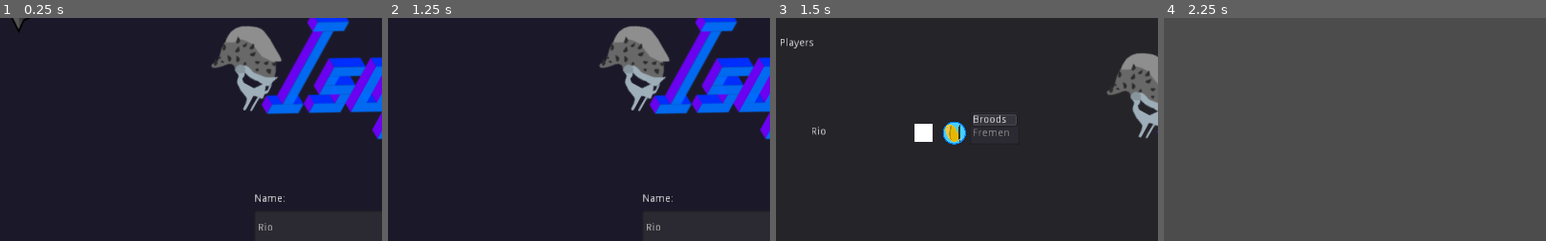
Above: before the commit, frames 1-4 (left to right).
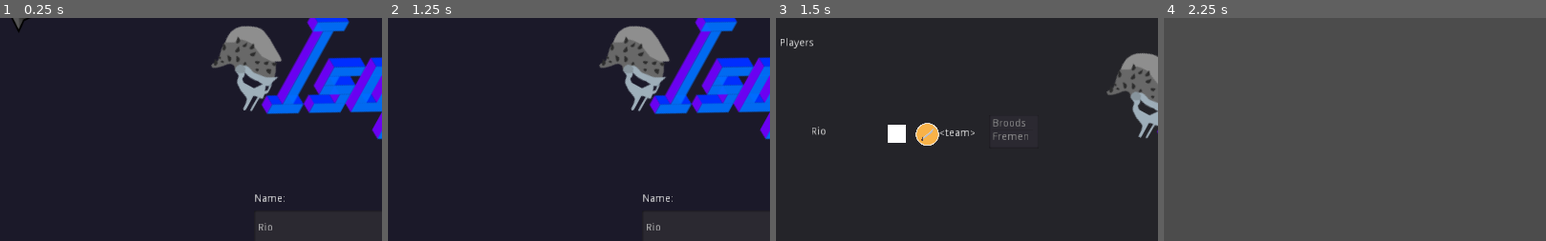
Above: after the commit, the same moments.

Repository: pjheden/isopyr
Game: Godot game, scene res://Start.tscn
Two runs of this game, one before a commit and one after it. Both use one fixed random seed, a clock stepped at 60 frames per second and the inputs below. The engine's default icon, where the game draws it, is replaced by a stand-in: a white triangle on a blue panel in a dark square.
Inputs (mouse positions are % of the whole screen's width and height, from its top left):
- Up to frame 1 (0.25 s): no input
- Up to frame 2 (1.25 s): click (44, 82) at 0.52 s; type "12" at 0.6 s
- Up to frame 3 (1.5 s): click "HOST" at 1.25 s
- Up to frame 4 (2.25 s): click "START" at 2 s
The pictures show only the part of the screen within x 0-50%, y 5-55%; the shares and areas given below are measured in that part.

Frames 1-2 are identical in both runs. In frame 3, 2.0% of the frame differs, in the area x 29-66%, y 43-58%; in frame 4, nothing differs.
Error before the commit: Assertion failed. (res://autoloads/Network.gd:155)
Error after the commit: Assertion failed. (res://autoloads/Network.gd:163)

Commit message:
FIX networking

Diff:
--- a/Start.gd
+++ b/Start.gd
@@ -17,12 +17,14 @@
 		var client_type_arg = args[0]
 		if client_type_arg == "listen":
 			# run server
-			Network.create_server()
-			yield(get_tree().create_timer(1.0), "timeout")
-			Network.begin_game()
+			# Network.create_server()
+			# yield(get_tree().create_timer(1.0), "timeout")
+			# Network.begin_game()
+			pass
 		elif client_type_arg == "join":
 			# run client
-			Network.create_client("localhost")
+			#Network.create_client("localhost")
+			pass
 		else:
 			# do nothing
 			push_warning("Argument %s is not supported" % client_type_arg)
@@ -59,23 +61,23 @@
 	$Lobby.hide()
 	Network.begin_game()
 
-func redraw(my_info, player_info) -> void:
+func redraw(player_info) -> void:
 	# Remove existing
 	for n in $Lobby/Players.get_children():
 		$Lobby/Players.remove_child(n)
 		n.queue_free()
 	# Add my info
-	add_player(0, my_info)
+	#add_player(0, my_info)
 	# add player_info
-	var i: int = 1
+	var i: int = 0
 	for k in player_info:
-		add_player(i, player_info[k])
+		add_player(i, k, player_info[k])
 		i += 1
 
 ## add_player adds a a player (info) to the loby screen
-func add_player(index: int, info: Dictionary) -> void:
+func add_player(index: int, p_id: int, info: Dictionary) -> void:
 	var pu = player_ui_scene.instance()
-	pu.update_info(info)
+	pu.update_info(p_id, info)
 	# TODO: write this better
 	# load right textures
 	var txt = Global.get_hero_icon(info["hero"])
@@ -96,5 +98,6 @@
 func _on_GoolockButton_pressed():
 	Network.broadcast_hero_change(get_tree().get_network_unique_id(), Global.Hero.GOOLOCK)
 
-func set_team(team_index: int) -> void:
-	Network.broadcast_team_change(get_tree().get_network_unique_id(), team_index)
+func set_team(p_id: int, team_index: int) -> void:
+	if p_id == get_tree().get_network_unique_id():
+		Network.broadcast_team_change(p_id, team_index)
--- a/autoloads/Game.gd
+++ b/autoloads/Game.gd
@@ -71,6 +71,7 @@
 		player.set_name(str(p_id))
 		player.set_team(player_info[p_id]["team"])
 		player.id = p_id
+		print("setting network master %s" % p_id)
 		player.set_network_master(p_id)
 		player.global_position = spawn_pos
 		world.get_node("YSort/Players").add_child(player)
--- a/autoloads/Global.gd
+++ b/autoloads/Global.gd
@@ -27,9 +27,9 @@
 	spawn_position: Vector2,
 	team: int
 	):
+	print("%s got instance_projectile call" % Network.my_id)
 	if not projectile_scene in projectile_scenes:
-		# TODO: throw error
-		pass
+		assert(false, "projectile scene  %s is not registered in %s" % [projectile_scene, projectile_scenes])
 	var projectile_instance = projectile_scenes[projectile_scene].instance()
 	projectile_instance.set_network_master(id) # set projectile owner
 	projectile_instance.player_rotation = rotation
@@ -37,7 +37,7 @@
 	projectile_instance.name = "Projectile_" + str(id) + "_" +str(Network.networked_object_name_index)
 	projectile_instance.set_team(team)
 	Network.networked_object_name_index += 1
-	get_node("/root/PersistantObjects").add_child(projectile_instance)
+	get_node("/root/world/Traps").add_child(projectile_instance)
 
 func projectile(
 	id: int,
@@ -46,8 +46,12 @@
 	spawn_position: Vector2,
 	team: int
 	):
-	if is_network_master():
-		rpc("instance_projectile", id, projectile_scene, rotation, spawn_position, team)
+	#if get_tree().is_network_server():
+	rpc("instance_projectile", id, projectile_scene, rotation, spawn_position, team)
 
 func add_projectile_scene(path: String) -> void:
+	#projectile_scenes[path] = load(path)
+	rpc("share_new_projectile_scene", path)
+
+sync func share_new_projectile_scene(path: String) -> void:
 	projectile_scenes[path] = load(path)
--- a/autoloads/Network.gd
+++ b/autoloads/Network.gd
@@ -43,7 +43,7 @@
 	players_info[my_id] = create_player_info()
 
 	# Add server player lobby UI here
-	lobby.add_player(0, players_info[my_id])
+	lobby.add_player(0, my_id, players_info[my_id])
 
 func create_client(address: String):
 	var peer = NetworkedMultiplayerENet.new()
@@ -59,8 +59,13 @@
 	d["name"] = Save.save_data["playerName"]
 	var colors = [Color8(0,0,0), Color8(255,255,255), Color8(255,0,0), Color8(0,255,0), Color8(0,0,255)]
 	d["color"] = colors[randi() % colors.size()]
-	d["hero"] = Global.Hero.MAXIMUS
+	d["hero"] = Global.Hero.GOOLOCK
 	d["team"] = Global.Team.BROODS
+
+	# TMP for easier debugging
+	if get_tree().get_network_unique_id() != 1:
+		d["hero"] = Global.Hero.BEDUIN
+		d["team"] = Global.Team.FREMEN
 	return d
 
 func _player_connected(id):
@@ -85,7 +90,7 @@
 remote func set_players_info(pi):
 	print("setting player_info: ", pi)
 	players_info = pi
-	lobby.redraw(players_info[my_id], players_info)
+	lobby.redraw(players_info)
 
 func share_players_info(id):
 	# Tell the new player who is in the lobby already
@@ -94,23 +99,26 @@
 	print("sending following playerinfo to newly joined player with id %s" % id)
 	print(pi)
 	#pi[get_tree().get_network_unique_id()] = my_info
-	rpc_id(id, "set_player_info", pi)
+	rpc_id(id, "set_players_info", pi)
 
 remote func register_player(info):
 	# Get the id of the RPC sender.
 	var id = get_tree().get_rpc_sender_id()
+	# Store the info
+	players_info[id] = info
+
 	if get_tree().is_network_server():
 		share_players_info(id)
-	# Store the info
-	players_info[id] = info
 
 	# Add new player lobby UI here
-	lobby.add_player(players_info.size(), info)
+	lobby.add_player(players_info.size(), id, info)
 
 remote func pre_configure_game(spawn_points):
+	# Hide lobby
+	lobby.hide()
+
 	# Load world
 	var world = Game.load_world()
-
 	# set players
 	var pi = players_info.duplicate()
 	#pi[get_tree().get_network_unique_id()] = my_info
--- a/scenes/characters/Attack.gd
+++ b/scenes/characters/Attack.gd
@@ -27,6 +27,7 @@
 
 func attack_player() -> void:
 	if attack_timer.is_stopped():
-		if target.has_method("hit_by_damager"):
-			target.hit_by_damager(damage)
+		print("target.has_method('hit_by_physical_damager') %s" % target.has_method("hit_by_physical_damager"))
+		if target.has_method("hit_by_physical_damager"):
+			target.hit_by_physical_damager(damage)
 			attack_timer.start()
--- a/scenes/characters/player/Beduin.gd
+++ b/scenes/characters/player/Beduin.gd
@@ -4,7 +4,7 @@
 
 
 func _ready() -> void:
-	._ready()
+	#._ready()
 	defined_animations = {
 		"IdleDown": "IdleDown",
 		"IdleTop": "IdleDown",
@@ -14,7 +14,7 @@
 		"AttackDown": "AttackDown"
 	}
 
-func spells() -> void:
+func spells(is_master: bool) -> void:
 	var boulder_manager = projectile_manager_scene.instance()
 	boulder_manager.set_object(
 		"res://scenes/objects/projectiles/Boulder.tscn",
@@ -28,13 +28,15 @@
 	# Add spell managers as childs
 	add_child(boulder_manager)
 	add_child(slice_manager)
-	# Define all spells
-	spell_bindings["q"] = funcref(slice_manager, "activate")
-	spell_bindings["w"] = funcref(boulder_manager, "activate")
 
-	# Update HUD with spells
-	hud.load_spellbar(
-		["q", "w"],
-		[slice_manager.icon(), boulder_manager.icon()],
-		[slice_manager.cooldown, boulder_manager.cooldown]
-	)
+	if is_master:
+		# Define all spells
+		spell_bindings["q"] = funcref(slice_manager, "activate")
+		spell_bindings["w"] = funcref(boulder_manager, "activate")
+
+		# Update HUD with spells
+		hud.load_spellbar(
+			["q", "w"],
+			[slice_manager.icon(), boulder_manager.icon()],
+			[slice_manager.cooldown, boulder_manager.cooldown]
+		)
--- a/scenes/characters/player/Goolock.gd
+++ b/scenes/characters/player/Goolock.gd
@@ -4,7 +4,7 @@
 var aoe_manager_scene = preload("res://scenes/spells/AoeManager.tscn")
 
 func _ready() -> void:
-	._ready()
+	#._ready() # calls parent ready per default
 	defined_animations = {
 		"IdleDown": "IdleDown",
 		"IdleTop": "IdleDown",
@@ -14,7 +14,7 @@
 		"AttackDown": "IdleDown"
 	}
 
-func spells() -> void:
+func spells(is_master: bool) -> void:
 	var aoe_manager = aoe_manager_scene.instance()
 	aoe_manager.set_object(
 		"res://scenes/objects/aoes/Chtul.tscn",
@@ -28,13 +28,15 @@
 	# Add spell managers as childs
 	add_child(aoe_manager)
 	add_child(whip_manager)
+
+	if is_master:
 	# Define all spells
-	spell_bindings["q"] = funcref(aoe_manager, "activate")
-	spell_bindings["w"] = funcref(whip_manager, "activate")
+		spell_bindings["q"] = funcref(aoe_manager, "activate")
+		spell_bindings["w"] = funcref(whip_manager, "activate")
 
-	# Update HUD with spells
-	hud.load_spellbar(
-		["q", "w"],
-		[aoe_manager.icon(), whip_manager.icon()],
-		[aoe_manager.cooldown, whip_manager.cooldown]
-	)
+		# Update HUD with spells
+		hud.load_spellbar(
+			["q", "w"],
+			[aoe_manager.icon(), whip_manager.icon()],
+			[aoe_manager.cooldown, whip_manager.cooldown]
+		)
--- a/scenes/characters/player/Goolock.tscn
+++ b/scenes/characters/player/Goolock.tscn
@@ -8,7 +8,7 @@
 script = ExtResource( 3 )
 attack_damage = 10
 
-[node name="Sprite" parent="." index="7"]
+[node name="Sprite" parent="." index="5"]
 position = Vector2( 3.1348, -1.5674 )
 texture = ExtResource( 2 )
 hframes = 1
--- a/scenes/characters/player/Maximus.gd
+++ b/scenes/characters/player/Maximus.gd
@@ -4,9 +4,10 @@
 var bubble_scene = preload("res://scenes/spells/Bubble.tscn")
 
 func _ready() -> void:
-	._ready()
+	#._ready()
+	pass
 
-func spells() -> void:
+func spells(is_master: bool) -> void:
 	var bubble = bubble_scene.instance()
 	var spear_manager = projectile_manager_scene.instance()
 	spear_manager.set_object(
@@ -18,9 +19,10 @@
 	add_child(bubble)
 	add_child(spear_manager)
 
-	# Define all spells
-	spell_bindings["q"] = funcref(bubble, "activate")
-	spell_bindings["w"] = funcref(spear_manager, "activate")
+	if is_master:
+		# Define all spells
+		spell_bindings["q"] = funcref(bubble, "activate")
+		spell_bindings["w"] = funcref(spear_manager, "activate")
 
-	# Update HUD with spells
-	hud.load_spellbar(["q", "w"], [bubble.icon(), spear_manager.icon()], [bubble.cooldown, spear_manager.cooldown])
+		# Update HUD with spells
+		hud.load_spellbar(["q", "w"], [bubble.icon(), spear_manager.icon()], [bubble.cooldown, spear_manager.cooldown])
--- a/scenes/characters/player/Player.gd
+++ b/scenes/characters/player/Player.gd
@@ -3,7 +3,7 @@
 # Player constants
 export var speed = Vector2(128, 128)
 export var move_distance = 16
-export var attack_distance = 20
+export var attack_distance = 30
 export var attack_damage = 10
 # Player variables
 var id: int # RPC id
@@ -28,7 +28,7 @@
 puppet var puppet_hp = 100 setget puppet_hp_set
 puppet var puppet_velocity = Vector2()
 puppet var puppet_position = Vector2() setget puppet_position_set
-puppet var puppet_state: Node = null setget puppet_state_set
+puppet var puppet_state: String = "" setget puppet_state_set
 
 # References
 var hud: CanvasLayer = null # reference to hud
@@ -41,11 +41,13 @@
 onready var hit_timer = $HitTimer
 
 func _ready() -> void:
+	print("preparing player: %s %s " % [Network.my_id, is_network_master()])
 	if is_network_master():
 		Global.player_master = self
 		hud = get_parent().get_parent().get_parent().get_node("HUD")
-		# Prepare player spells
-		spells()
+		hud.set_name(Game.player_info[int(name)]["name"])
+	# Prepare player spells
+	spells(is_network_master())
 	add_to_group("team_%s" % team)
 
 func _input(event) -> void:
@@ -56,7 +58,7 @@
 		if event.is_action_pressed(hotkey):
 			spell_queue.append(hotkey)
 
-func spells() -> void:
+func spells(is_master: bool) -> void:
 	"""
 	Virtual method. setup all the class spells
 	"""
@@ -116,24 +118,33 @@
 	Mouse.reset()
 
 func _on_Hitbox_area_entered(area:Area2D):
+	# server hit detection
+	if not get_tree().is_network_server():
+		return
 	if area.is_in_group("Player_damager"):
 		var p = area.get_parent()
 		if not p.has_method("get_team"):
 			return
 		if self.team == p.get_team():
 			return
-		hit_by_damager(p.damage)
+		#hit_by_damager(p.damage)
+		rpc("hit_by_damager", p.damage)
+
+
+
+func hit_by_physical_damager(damage):
+	rpc("hit_by_damager", damage)
 
 sync func hit_by_damager(damage):
 	hp -= damage
 	modulate = Color(5, 5, 5, 1)
 	hit_timer.start()
-	emit_signal("damaged", hp) # TODO: add this signal
+	if hud:
+		hud.update_health_bar(hp)
 
 	if hp <= 0:
-		# if get_tree().is_network_server():
-		if true:
-			queue_free()
+		if get_tree().is_network_server():
+			#queue_free()
 			rpc("destroy")
 
 func _on_HitTimer_timeout():
--- a/scenes/characters/player/Player.tscn
+++ b/scenes/characters/player/Player.tscn
@@ -271,8 +271,13 @@
 
 [node name="MoveTween" type="Tween" parent="."]
 
+[node name="RollCooldown" type="Timer" parent="."]
+wait_time = 4.0
+one_shot = true
+
 [connection signal="transitioned" from="StateMachine" to="State" method="_on_StateMachine_transitioned"]
 [connection signal="timeout" from="HitTimer" to="." method="_on_HitTimer_timeout"]
+[connection signal="area_entered" from="Hitbox" to="." method="_on_Hitbox_area_entered"]
 [connection signal="mouse_entered" from="Hitbox" to="." method="_on_Hitbox_mouse_entered"]
 [connection signal="mouse_exited" from="Hitbox" to="." method="_on_Hitbox_mouse_exited"]
 [connection signal="timeout" from="NetworkTickRate" to="." method="_on_NetworkTickRate_timeout"]
--- a/scenes/characters/player/states/Attack.gd
+++ b/scenes/characters/player/states/Attack.gd
@@ -60,6 +60,7 @@
 
 func attack_player() -> void:
 	if attack_timer.is_stopped():
-		if target_body.has_method("hit_by_damager"):
-			target_body.hit_by_damager(player.attack_damage)
+		print("target.has_method('hit_by_physical_damager') %s" % target_body.has_method("hit_by_physical_damager"))
+		if target_body.has_method("hit_by_physical_damager"):
+			target_body.hit_by_physical_damager(player.attack_damage)
 			attack_timer.start()
--- a/scenes/characters/player/states/Move.gd
+++ b/scenes/characters/player/states/Move.gd
@@ -12,7 +12,8 @@
 #	return true
 
 func enter(msg := {}) -> void:
-	target_position = msg["targetPosition"]
+	if "targetPosition" in msg:
+		target_position = msg["targetPosition"]
 	if "targetBody" in msg:
 		target_body = msg["targetBody"]
 	if "targetBodyType" in msg:
--- a/scenes/levels/level3.tscn
+++ b/scenes/levels/level3.tscn
@@ -1,12 +1,10 @@
-[gd_scene load_steps=9 format=2]
+[gd_scene load_steps=7 format=2]
 
 [ext_resource path="res://resources/tileset.tres" type="TileSet" id=1]
 [ext_resource path="res://scenes/levels/Camera2D.gd" type="Script" id=2]
 [ext_resource path="res://scenes/ui/HUD.tscn" type="PackedScene" id=5]
 [ext_resource path="res://scenes/levels/afrobeats_again_8.mp3" type="AudioStream" id=6]
 [ext_resource path="res://scenes/objects/Trap.tscn" type="PackedScene" id=7]
-[ext_resource path="res://scenes/characters/SimpleEnemy.tscn" type="PackedScene" id=9]
-[ext_resource path="res://scenes/objects/ArrowTrap.tscn" type="PackedScene" id=10]
 [ext_resource path="res://scenes/objects/buildings/Statue.tscn" type="PackedScene" id=11]
 
 [node name="MapScene" type="Node"]
@@ -56,17 +54,7 @@
 position = Vector2( -207, -163 )
 scale = Vector2( 0.364, 0.364 )
 
-[node name="SimpleEnemy" parent="YSort" instance=ExtResource( 9 )]
-position = Vector2( -895, -591 )
-
-[node name="ArrowTrap" parent="YSort" instance=ExtResource( 10 )]
-position = Vector2( 419, -661 )
-
 [node name="Players" type="Node" parent="YSort"]
-
-[node name="SimpleEnemy2" parent="YSort" instance=ExtResource( 9 )]
-position = Vector2( -1034, -468 )
-team = 0
 
 [node name="Spawns" type="Node" parent="."]
 
--- a/scenes/objects/ArrowTrap.gd
+++ b/scenes/objects/ArrowTrap.gd
@@ -12,7 +12,8 @@
 		1,
 		projectile_scene,
 		rotation,
-		global_position
+		global_position,
+		Global.Team.NONE
 	)
 
 func _on_Timer_timeout():
--- a/scenes/objects/aoes/Aoe.gd
+++ b/scenes/objects/aoes/Aoe.gd
@@ -3,6 +3,7 @@
 export(int) var damage = 10
 
 var team: int
+var player_rotation
 var bodies_in_range = []
 var should_damage: bool
 
--- a/scenes/objects/projectiles/Projectile.gd
+++ b/scenes/objects/projectiles/Projectile.gd
@@ -7,23 +7,24 @@
 var player_rotation
 var should_move: bool = false
 var team: int
-onready var initial_position = global_position
 
 puppet var puppet_position setget puppet_position_set
-puppet var puppet_velocity = Vector2()
-puppet var puppet_rotation = 0 # direction of projectile
+puppet var puppet_velocity = Vector2() setget puppet_velocity_set
+puppet var puppet_rotation = 0 setget puppet_rotation_set # direction of projectile
 
 onready var delayed_start: Timer = $DelayedStart
 
 
 func _ready() -> void:
+	print("proj is ready for %s, master %s" % [Network.my_id, is_network_master()])
 	if is_network_master():
+		print("setting values for proj: %s %s" % [velocity, rotation])
 		velocity = velocity.rotated(player_rotation)
 		rotation = player_rotation
 		rset("puppet_position", global_position)
 		rset("puppet_velocity", velocity)
 		rset("puppet_rotation", rotation)
-		delayed_start.start()
+	delayed_start.start()
 
 func _process(delta) -> void:
 	if not should_move:
@@ -36,7 +37,14 @@
 
 puppet func puppet_position_set(new_value) -> void:
 	puppet_position = new_value
-	global_position = puppet_position
+	if not is_network_master():
+		global_position = puppet_position
+
+puppet func puppet_velocity_set(new_value) -> void:
+	puppet_velocity = new_value
+
+puppet func puppet_rotation_set(new_value) -> void:
+	puppet_rotation = new_value
 
 sync func destroy() -> void:
 	queue_free()
--- a/scenes/spells/AoeManager.gd
+++ b/scenes/spells/AoeManager.gd
@@ -1,36 +1,50 @@
 extends "res://scenes/spells/SpellManager.gd"
 
-var aoe_scene: Resource
+#var aoe_scene: Resource
+var aoe_scene: String
 var aoe_icon_path: String
 
 # onready var parent_object = get_node("/root/PersistantObjects")
-onready var parent_object = get_node("/root/world/Traps/")
+#onready var parent_object = get_node("/root/world/Traps/")
 onready var player = get_parent()
 
 func set_object(scene_path: String, icon_path: String) -> void:
-	aoe_scene = load(scene_path)
+	#aoe_scene = load(scene_path)
 	aoe_icon_path = icon_path
+	Global.add_projectile_scene(scene_path)
+	aoe_scene = scene_path
 
 func activate(params := {}) -> bool:
+	# TODO: check if this calls super twice
 	if not .activate(params):
 		return false
 
 	# TODO: add network code
-
-	# spawn aoe
-	var aoe_instance = aoe_scene.instance()
-	aoe_instance.set_network_master(player.id) # set projectile owner
-	# var angle = player.get_rotation()
-	# aoe_instance.player_rotation = angle
-	aoe_instance.global_position = Mouse.global_position
-	aoe_instance.name = "Aoe_" + str(player.id) + "_" +str(Network.networked_object_name_index)
-	# set team based on params
 	var team: int = Global.Team.NONE
 	if "team" in params:
 		team = params["team"]
-	aoe_instance.set_team(team)
-	Network.networked_object_name_index += 1
-	parent_object.add_child(aoe_instance)
+	Global.projectile(
+		Network.my_id,
+		aoe_scene,
+		0,
+		Mouse.global_position,
+		team
+	)
+
+	# spawn aoe
+	#var aoe_instance = aoe_scene.instance()
+	#aoe_instance.set_network_master(player.id) # set projectile owner
+	## var angle = player.get_rotation()
+	## aoe_instance.player_rotation = angle
+	#aoe_instance.global_position = Mouse.global_position
+	#aoe_instance.name = "Aoe_" + str(player.id) + "_" +str(Network.networked_object_name_index)
+	# set team based on params
+	# var team: int = Global.Team.NONE
+	# if "team" in params:
+	# 	team = params["team"]
+	# aoe_instance.set_team(team)
+	# Network.networked_object_name_index += 1
+	# parent_object.add_child(aoe_instance)
 	return true
 
 func deactivate() -> void:
--- a/scenes/spells/Bubble.gd
+++ b/scenes/spells/Bubble.gd
@@ -1,17 +1,33 @@
 extends "res://scenes/spells/Spell.gd"
 
+func _ready() -> void:
+	name = "bubble_%s" % get_network_master()
 
 func activate(params := {}) -> bool:
+	# TODO: check if this calls super twice
 	var ready = .activate(params) # call parent / super
 	if not ready:
 		return false
-	visible = true
-	collision_shape.disabled = false
+	# visible = true
+	# collision_shape.disabled = false
+
+	rpc("broadcast_bubble", true)
 	return true
 
 func deactivate() -> void:
-	visible = false
-	collision_shape.disabled = true
+	# visible = false
+	# collision_shape.disabled = true
+	rpc("broadcast_bubble", false)
+
+sync func broadcast_bubble(set_active: bool) -> void:
+	print("broadcast bubble! ")
+	if set_active:
+		visible = true
+		collision_shape.disabled = false
+	else:
+		visible = false
+		collision_shape.disabled = true
+
 
 func _on_AliveTimer_timeout() -> void:
 	deactivate()
--- a/scenes/spells/ProjectileManager.gd
+++ b/scenes/spells/ProjectileManager.gd
@@ -15,6 +15,7 @@
 	projectile_icon_path = icon_path
 
 func activate(params := {}) -> bool:
+	# TODO: check if this calls super twice
 	if not .activate(params):
 		return false
 
@@ -25,12 +26,13 @@
 	if "team" in params:
 		team = params["team"]
 	Global.projectile(
-		1,
+		Network.my_id,
 		projectile_scene,
 		rotation,
 		spawn_position,
 		team
 	)
+	print("created projectile. id: %s, pos: %s" % [Network.my_id, spawn_position])
 
 	# shoot projectile
 	# var projectile_instance = projectile_scene.instance()
--- a/scenes/ui/LobbyPlayer.gd
+++ b/scenes/ui/LobbyPlayer.gd
@@ -1,6 +1,6 @@
 extends Control
 
-onready var team_list = $ItemList
+var owner_id: int
 
 var index_team_map: Dictionary = {
 	0: Global.Team.BROODS,
@@ -12,18 +12,23 @@
 }
 
 func _ready() -> void:
-	team_list.select(0)
+	#$ItemList.select(0)
+	#$Team.text = $ItemList.get_item_text(0)
+	pass
 
-func update_info(info: Dictionary) -> void:
+func update_info(p_id: int, info: Dictionary) -> void:
 	$Name.text = info["name"]
 	$Color.color = info["color"]
+	owner_id = p_id
 
 func set_icon(texture: Texture) -> void:
 	$TextureRect.texture = texture
 
 func set_team(team_index: int) -> void:
-	team_list.select(team_index_map[team_index])
-
+	$ItemList.select(team_index_map[team_index])
+	$Team.text = $ItemList.get_item_text(team_index_map[team_index])
 
 func _on_team_selected(list_index: int) -> void:
-	get_parent().get_parent().get_parent().set_team(index_team_map[list_index])
+	get_parent().get_parent().get_parent().set_team(owner_id, index_team_map[list_index])
+	if get_tree().get_network_unique_id() == owner_id:
+		$Team.text = $ItemList.get_item_text(list_index)
--- a/scenes/ui/LobbyPlayer.tscn
+++ b/scenes/ui/LobbyPlayer.tscn
@@ -32,30 +32,50 @@
 anchor_left = -0.028
 anchor_right = 0.952
 anchor_bottom = 1.0
-margin_left = 147.812
-margin_top = -79.0
-margin_right = 33.392
-margin_bottom = 39.0
+margin_left = 111.812
+margin_top = -77.0
+margin_right = -2.608
+margin_bottom = 41.0
 rect_scale = Vector2( 0.194172, 0.194172 )
 rect_pivot_offset = Vector2( 61.8009, 97.8514 )
 texture = ExtResource( 2 )
 
 [node name="Color" type="ColorRect" parent="."]
-margin_left = 158.0
-margin_top = 3.0
-margin_right = 182.0
-margin_bottom = 27.0
+margin_left = 122.0
+margin_top = 5.0
+margin_right = 146.0
+margin_bottom = 29.0
+__meta__ = {
+"_edit_use_anchors_": false
+}
+
+[node name="Team" type="Label" parent="."]
+anchor_right = 1.0
+anchor_bottom = 0.854
+margin_left = 190.0
+margin_top = 2.0
+margin_right = -7.0
+margin_bottom = 1.986
+rect_pivot_offset = Vector2( -231, -264 )
+text = "<team>"
+valign = 1
+__meta__ = {
+"_edit_use_anchors_": false
+}
 
 [node name="ItemList" type="ItemList" parent="."]
 anchor_top = 1.0
 anchor_bottom = 1.0
-margin_left = 231.0
-margin_top = -48.0
-margin_right = 297.0
-margin_bottom = -3.0
+margin_left = 257.0
+margin_top = -43.0
+margin_right = 323.0
+margin_bottom = 2.0
 rect_min_size = Vector2( 40, 40 )
 rect_pivot_offset = Vector2( 37, 39 )
 items = [ "Broods", null, false, "Fremen", null, false ]
 allow_reselect = true
+__meta__ = {
+"_edit_use_anchors_": false
+}
 
 [connection signal="item_selected" from="ItemList" to="." method="_on_team_selected"]
Not shown, changed: export_presets.cfg
